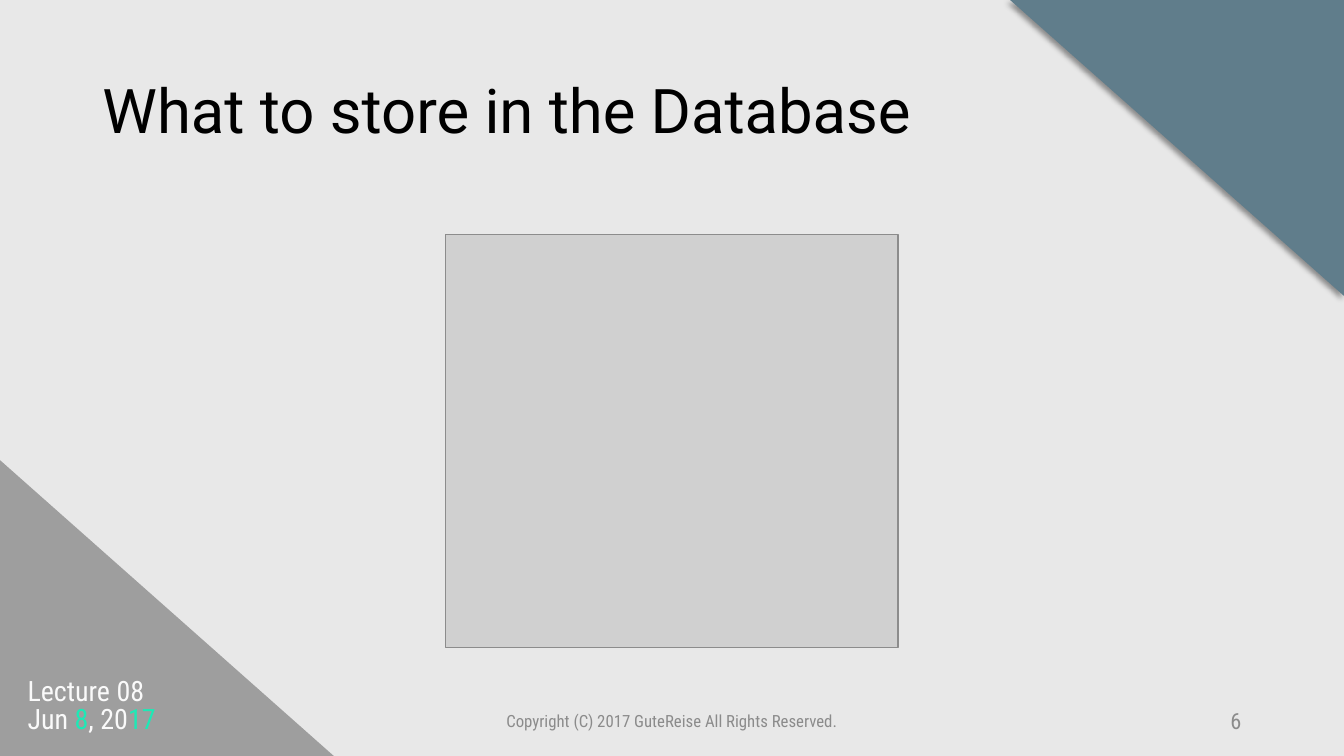
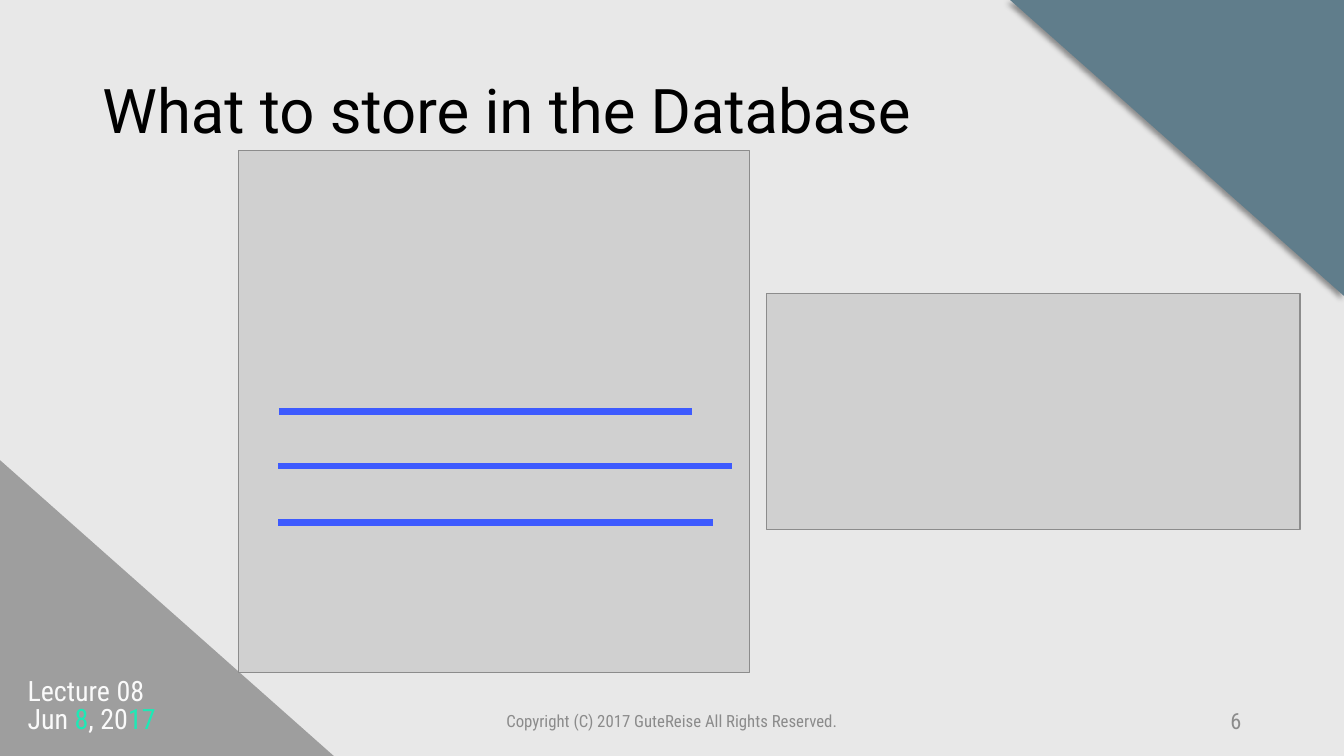
Before and after one commit to webdbhosei/ScopsOwl, a slide deck: slide 6 of docs/presentations/08-GuteRise.pptx. Drawn at 1344x756 pixels with LibreOffice and Linux fonts; fonts in the diff are those of the drawing; grey boxes stand for pictures. Boxes give left, top, right and bottom in pixels: in the first picture for what was removed or moved away, otherwise in the second. Text is boxed around its words. In the diff, an @@ line names an element or a change of style, - is before the commit and + after.

Commit message:
Fix presentation file of lecture 08

```diff
--- a/docs/presentations/08-GuteRise.pptx
+++ b/docs/presentations/08-GuteRise.pptx
@@ picture added at box(239, 151, 750, 673) @@
@@ picture removed at box(446, 235, 898, 648) @@
@@ picture added at box(767, 293, 1301, 530) @@
@@ line added from (279, 411) to (693, 411), #3D5AFE 4.5 pt @@
@@ line added from (278, 467) to (732, 467), #3D5AFE 4.5 pt @@
@@ line added from (278, 522) to (713, 522), #3D5AFE 4.5 pt @@
```
